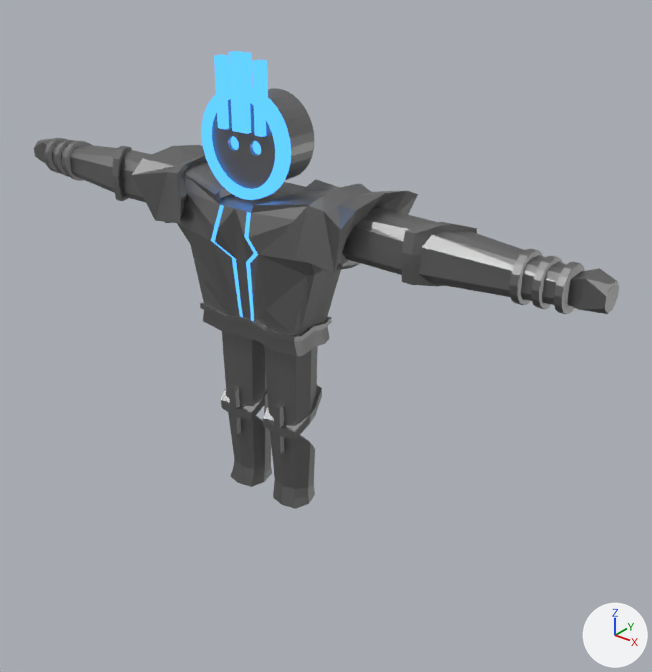
The Blender file Assets/Models/Actors/KOLOSS.blend, before and after one commit.
The view is the same before and after, from a camera (50 mm lens) standing at (5.04, -5.46, 5.07) and looking at (0.84, -0.22, 1.82). The lights are fixed; the arrows at lower right show +X, +Y and +Z.

Objects in the first picture: 'Armpit', 'Arms', 'Belt', 'Face', 'Hands', 'Head', 'Legs', 'Pauldrons', 'Torso'.
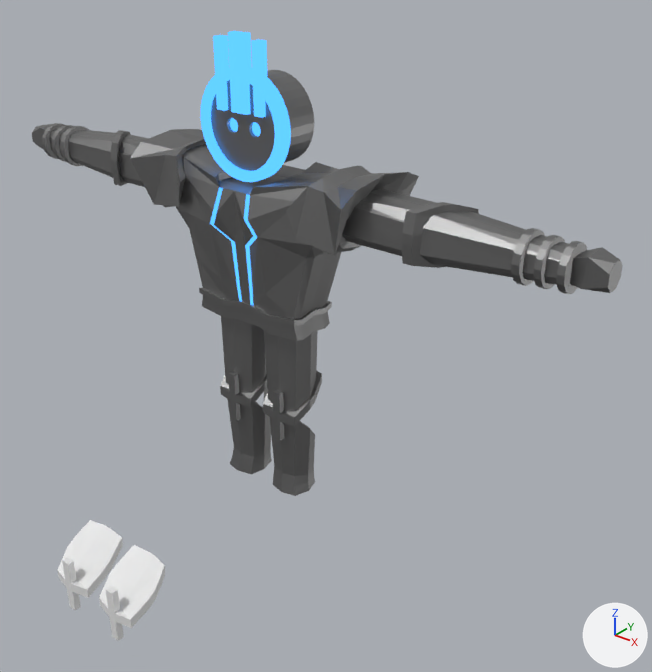
Commit message: Changed koloss hieght by .149

What the commit changed:
Object 'Legs' (ob_legs) moves from (0.0, 0.0, 0.0) to (0.0, 0.0, 0.15).
Object 'Hands' (ob_hands) moves from (0.0, 0.0, 0.0) to (0.0, 0.0, 0.15).
Object 'Joint' (ob_joint) moves from (0.0, 0.0, 0.0) to (0.0, 0.0, -0.75).
Object 'Joint' (ob_joint) is now shown.
Object 'Head' (ob_head) moves from (0.0, 0.0, 0.0) to (0.0, 0.0, 0.15).
Object 'Torso' (ob_torso) moves from (0.0, 0.0, 0.0) to (0.0, 0.0, 0.15).
Object 'Face' (ob_face) moves from (0.0, 0.0, 0.0) to (0.0, 0.0, 0.15).
Object 'Pauldrons' (ob_pauldrons) moves from (0.03, 0.02, 0.0) to (0.03, 0.02, 0.15).
Object 'Arms' (ob_arms) moves from (0.0, 0.0, 0.0) to (0.0, 0.0, 0.15).
Object 'Armpit' (ob_armpit) moves from (0.0, 0.0, 0.0) to (0.0, 0.0, 0.15).
Object 'Belt' (ob_belt) moves from (0.0, 0.0, 0.0) to (0.0, 0.0, 0.15).

Pixel boxes [x1, y1, x2, y2] of what changed, in the pictures (652 x 672 px):
'Arms', moved
    before: [52, 140, 570, 309]
    after: [50, 125, 573, 289]
'Torso', moved
    before: [177, 161, 341, 335]
    after: [176, 144, 341, 319]
'Legs', moved
    before: [221, 331, 322, 509]
    after: [220, 316, 322, 496]
'Pauldrons', moved
    before: [132, 145, 418, 274]
    after: [130, 129, 419, 256]
'Face', moved
    before: [202, 51, 291, 200]
    after: [200, 31, 291, 182]
'Head', moved
    before: [212, 88, 315, 189]
    after: [211, 70, 314, 171]
'Joint', shown
    after: [57, 520, 165, 641]
'Hands', moved
    before: [34, 138, 619, 315]
    after: [32, 123, 622, 294]
'Belt', moved
    before: [200, 303, 332, 356]
    after: [199, 288, 332, 341]
'Armpit', moved
    before: [165, 222, 361, 272]
    after: [163, 205, 362, 254]
